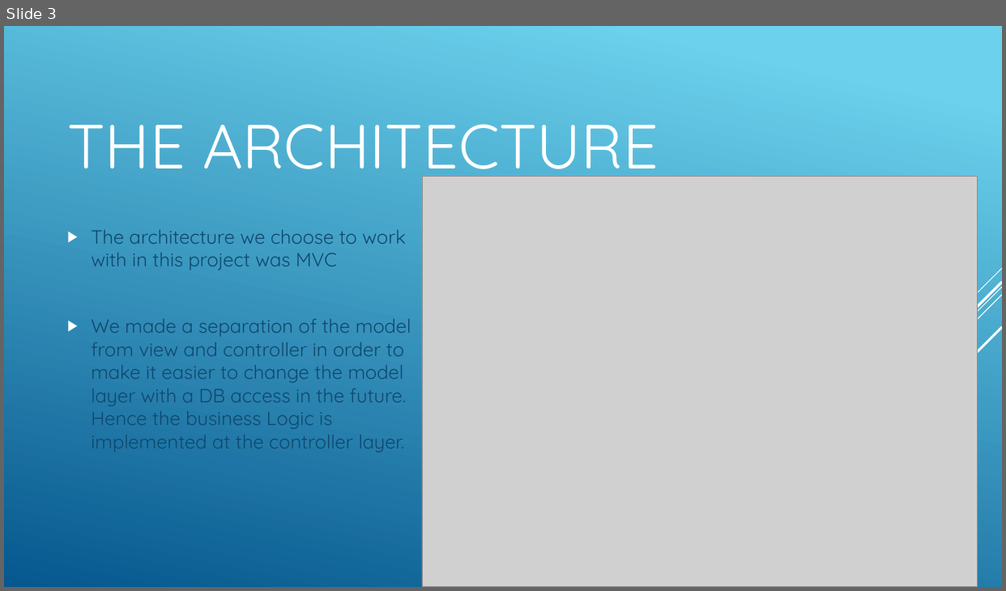
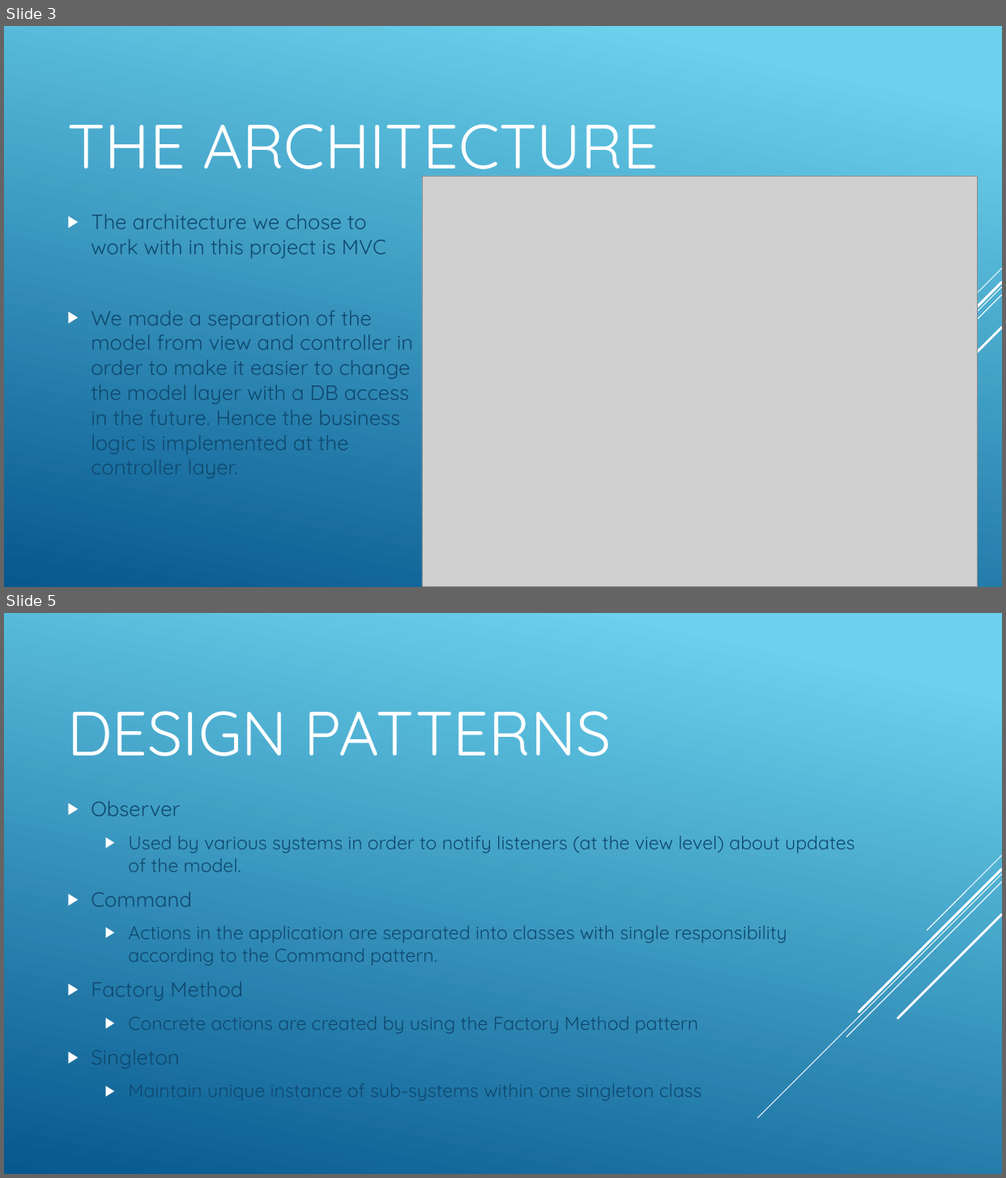
Before and after one commit to haimadrian/SE-Java-Project, a slide deck: Project presentation/SPA-Presentation.pptx. Shown one above the other, each under a label of ours: slide 3 before the commit, slides 3 and 5 after it; the slides between them are not shown. The pictures are 1006x591 and 1006x1178 pixels, drawn with LibreOffice and Linux fonts; fonts in the diff are those of the drawing; grey boxes stand for pictures. Boxes give left, top, right and bottom in pixels: in the first picture for what was removed or moved away, otherwise in the second. Text is boxed around its words. In the diff, an @@ line names an element or a change of style, - is before the commit and + after.

```diff
--- a/Project presentation/SPA-Presentation.pptx
+++ b/Project presentation/SPA-Presentation.pptx
@@ slide 5 added at (4,613,1002,1174), background gradient #6ED2EB to #06588E; not listed: 5 template elements that a slide beside it also shows @@
@@ title added at (67,711,612,756), 60 pt, text #FFFFFF @@
+DESIGN PATTERNS
@@ text added at (91,801,787,1101), 18 pt, text #0F496F @@
+▶ Observer
+  ▶ Used by various systems in order to notify listeners (at the view level) about updates of the model.
+▶ Command
+  ▶ Actions in the application are separated into classes with single responsibility according to the Command pattern.
+▶ Factory Method
+  ▶ Concrete actions are created by using the Factory Method pattern
+▶ Singleton
+  ▶ Maintain unique instance of sub-systems within one singleton class
@@ slide 3 changed as well @@
@@ text "The architecture we chose to ..." at (91,214,413,479): vertical alignment middle to top @@
@@ text at (91,214,413,479): text changed; size 18.5 to 20 pt @@
-▶ The architecture we choose to work with in this project was MVC
-▶ We made a separation of the model from view and controller in order to make it easier to change the model layer with a DB access in the future. Hence the business Logic is implemented at the controller layer.
+▶ The architecture we chose to work with in this project is MVC
+▶ We made a separation of the model from view and controller in order to make it easier to change the model layer with a DB access in the future. Hence the business logic is implemented at the controller layer.
```
Also in this commit, not shown: 2 other slides changed, 1 other slide added, 3 other files.
